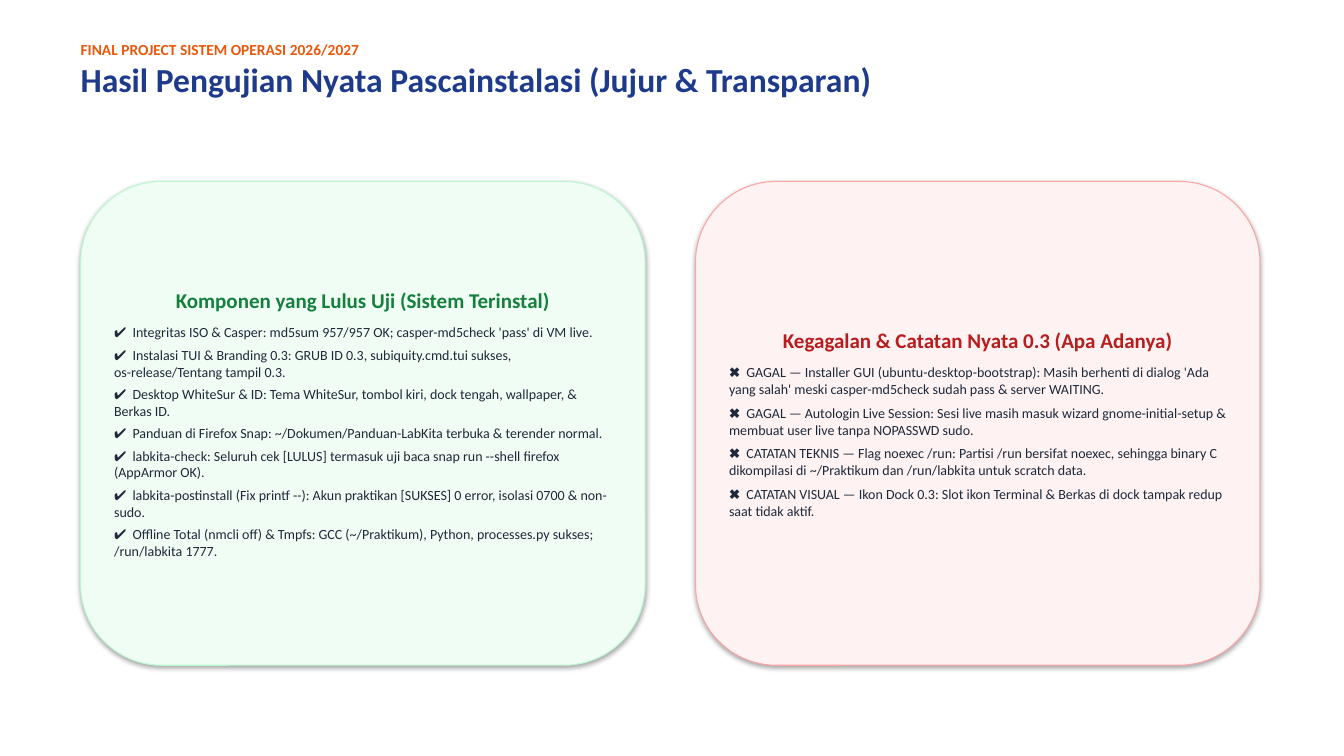
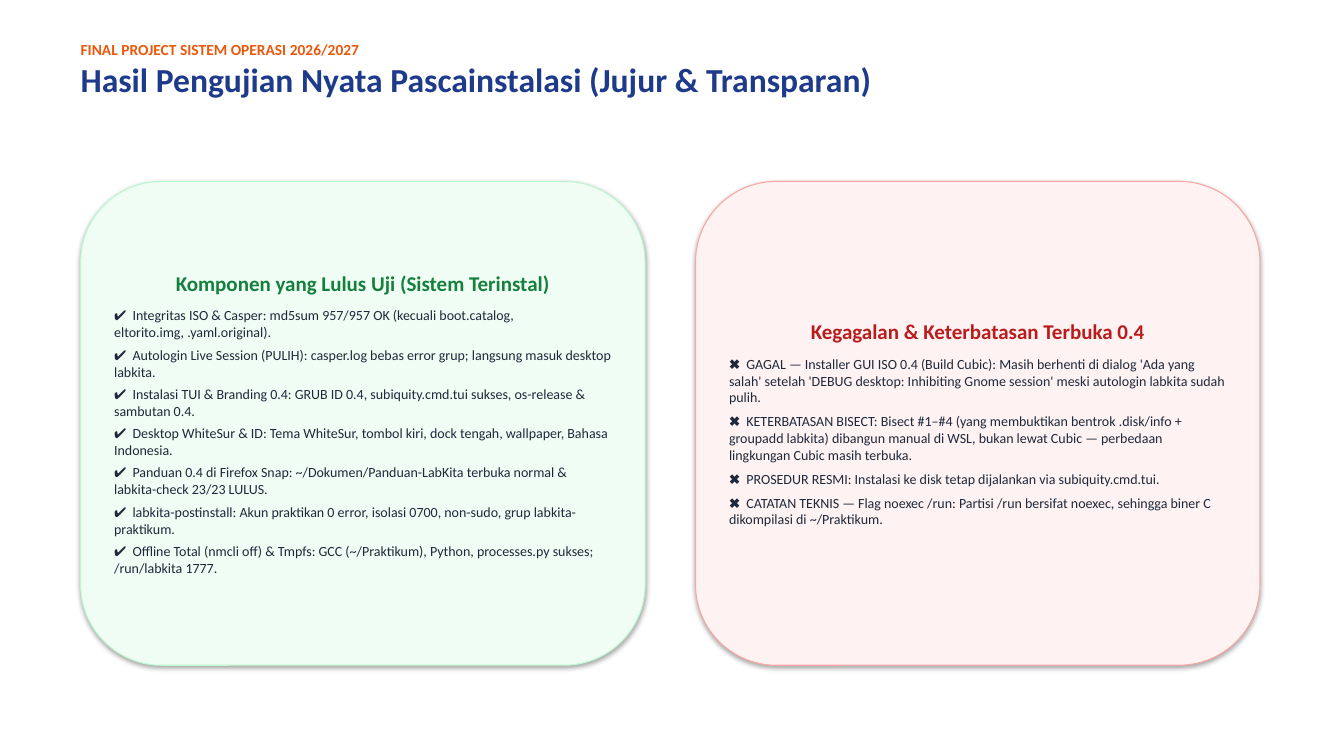
Before and after one commit to luvices/labkita, a slide deck: slide 7 of docs/presentation/labkita-presentation.pptx. Drawn at 1344x756 pixels with LibreOffice and Linux fonts; fonts in the diff are those of the drawing. Boxes give left, top, right and bottom in pixels: in the first picture for what was removed or moved away, otherwise in the second. Text is boxed around its words. In the diff, an @@ line names an element or a change of style, - is before the commit and + after.

```diff
--- a/docs/presentation/labkita-presentation.pptx
+++ b/docs/presentation/labkita-presentation.pptx
@@ text in rounded rectangle at box(114, 310, 611, 537): text changed @@
-✔ Integritas ISO & Casper: md5sum 957/957 OK; casper-md5check 'pass' di VM live.
-✔ Instalasi TUI & Branding 0.3: GRUB ID 0.3, subiquity.cmd.tui sukses, os-release/Tentang tampil 0.3.
-✔ Desktop WhiteSur & ID: Tema WhiteSur, tombol kiri, dock tengah, wallpaper, & Berkas ID.
-✔ Panduan di Firefox Snap: ~/Dokumen/Panduan-LabKita terbuka & terender normal.
-✔ labkita-check: Seluruh cek [LULUS] termasuk uji baca snap run --shell firefox (AppArmor OK).
-✔ labkita-postinstall (Fix printf --): Akun praktikan [SUKSES] 0 error, isolasi 0700 & non-sudo.
+✔ Integritas ISO & Casper: md5sum 957/957 OK (kecuali boot.catalog, eltorito.img, .yaml.original).
+✔ Autologin Live Session (PULIH): casper.log bebas error grup; langsung masuk desktop labkita.
+✔ Instalasi TUI & Branding 0.4: GRUB ID 0.4, subiquity.cmd.tui sukses, os-release & sambutan 0.4.
+✔ Desktop WhiteSur & ID: Tema WhiteSur, tombol kiri, dock tengah, wallpaper, Bahasa Indonesia.
+✔ Panduan 0.4 di Firefox Snap: ~/Dokumen/Panduan-LabKita terbuka normal & labkita-check 23/23 LULUS.
+✔ labkita-postinstall: Akun praktikan 0 error, isolasi 0700, non-sudo, grup labkita-praktikum.
@@ text in rounded rectangle at box(729, 324, 1225, 527): text changed @@
-Kegagalan & Catatan Nyata 0.3 (Apa Adanya)
-✖ GAGAL — Installer GUI (ubuntu-desktop-bootstrap): Masih berhenti di dialog 'Ada yang salah' meski casper-md5check sudah pass & server WAITING.
-✖ GAGAL — Autologin Live Session: Sesi live masih masuk wizard gnome-initial-setup & membuat user live tanpa NOPASSWD sudo.
-✖ CATATAN TEKNIS — Flag noexec /run: Partisi /run bersifat noexec, sehingga binary C dikompilasi di ~/Praktikum dan /run/labkita untuk scratch data.
-✖ CATATAN VISUAL — Ikon Dock 0.3: Slot ikon Terminal & Berkas di dock tampak redup saat tidak aktif.
+Kegagalan & Keterbatasan Terbuka 0.4
+✖ GAGAL — Installer GUI ISO 0.4 (Build Cubic): Masih berhenti di dialog 'Ada yang salah' setelah 'DEBUG desktop: Inhibiting Gnome session' meski autologin labkita sudah pulih.
+✖ KETERBATASAN BISECT: Bisect #1–#4 (yang membuktikan bentrok .disk/info + groupadd labkita) dibangun manual di WSL, bukan lewat Cubic — perbedaan lingkungan Cubic masih terbuka.
+✖ PROSEDUR RESMI: Instalasi ke disk tetap dijalankan via subiquity.cmd.tui.
+✖ CATATAN TEKNIS — Flag noexec /run: Partisi /run bersifat noexec, sehingga biner C dikompilasi di ~/Praktikum.
```
Also in this commit, not shown: 10 other slides changed, 4 other files.
